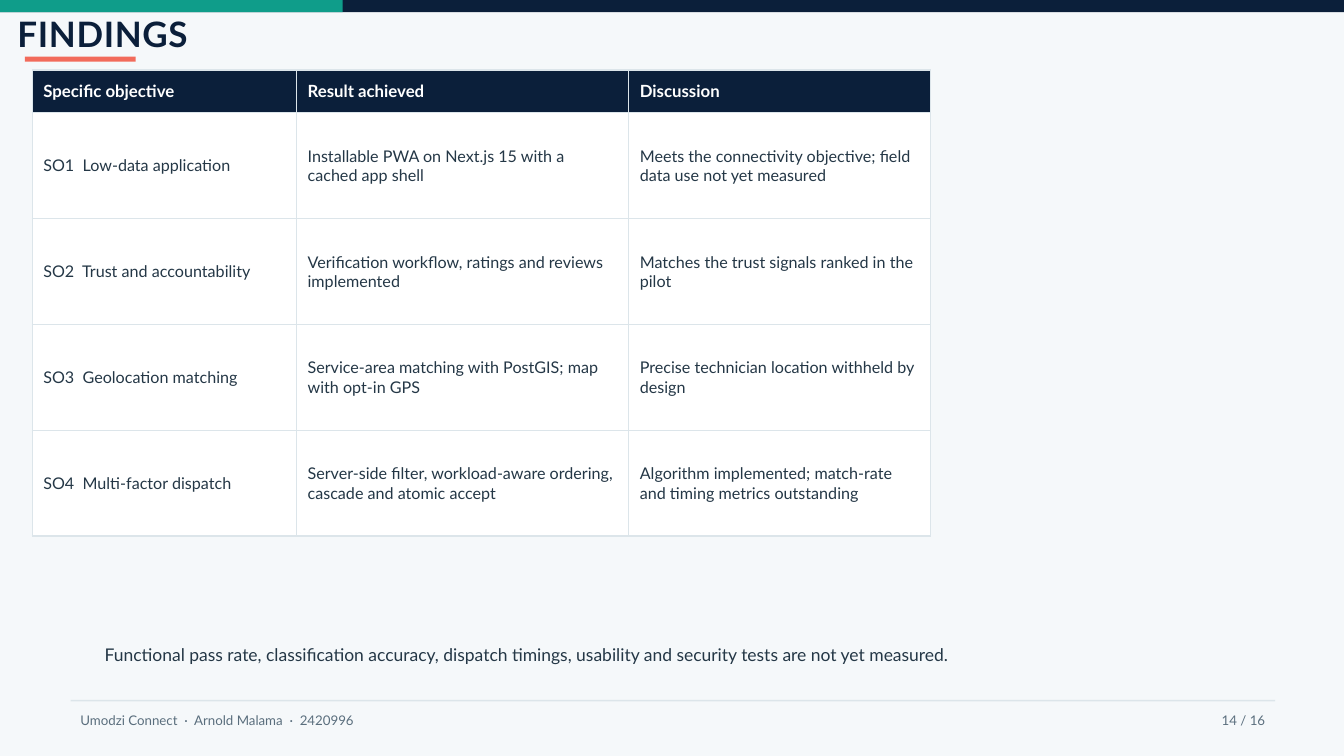
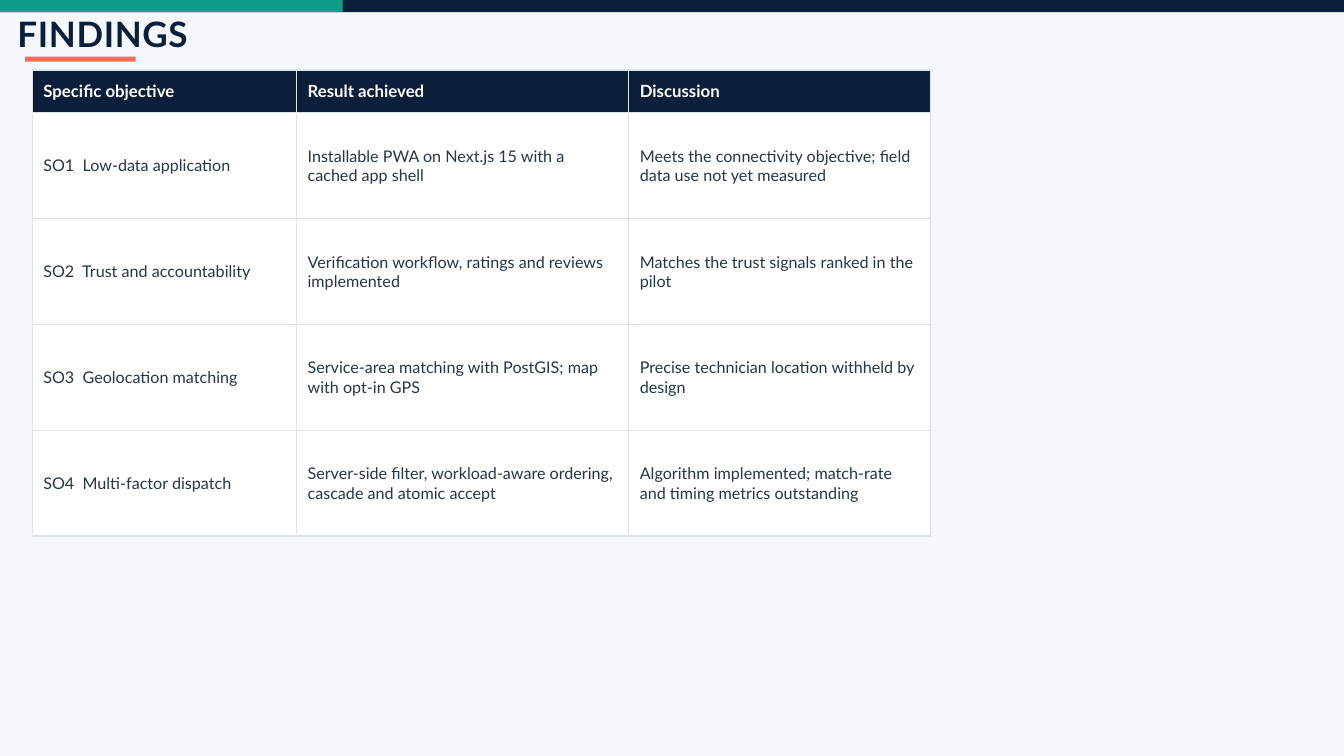
Before and after one commit to malama996/Umodzi-Conneckt, a slide deck: slide 12 of Umodzi_Connect_Defence_Package/Umodzi_Connect_Final_Defence_Presentation.pptx (slide 14 before the commit). Drawn at 1344x756 pixels with LibreOffice and Linux fonts; fonts in the diff are those of the drawing. Boxes give left, top, right and bottom in pixels: in the first picture for what was removed or moved away, otherwise in the second. Text is boxed around its words. In the diff, an @@ line names an element or a change of style, - is before the commit and + after.

```diff
--- a/Umodzi_Connect_Defence_Package/Umodzi_Connect_Final_Defence_Presentation.pptx
+++ b/Umodzi_Connect_Defence_Package/Umodzi_Connect_Final_Defence_Presentation.pptx
@@ text removed at (x1=105, y1=648, x2=948, y2=664) @@
-Functional pass rate, classification accuracy, dispatch timings, usability and security tests are not yet measured.
@@ line removed from (71, 701) to (1275, 701) @@
@@ text removed at (x1=80, y1=715, x2=354, y2=725) @@
-Umodzi Connect · Arnold Malama · 2420996
@@ text removed at (x1=1222, y1=715, x2=1265, y2=725) @@
-14 / 16
```
Also in this commit, not shown: 13 other slides changed, 2 slides removed, 9 other files.
